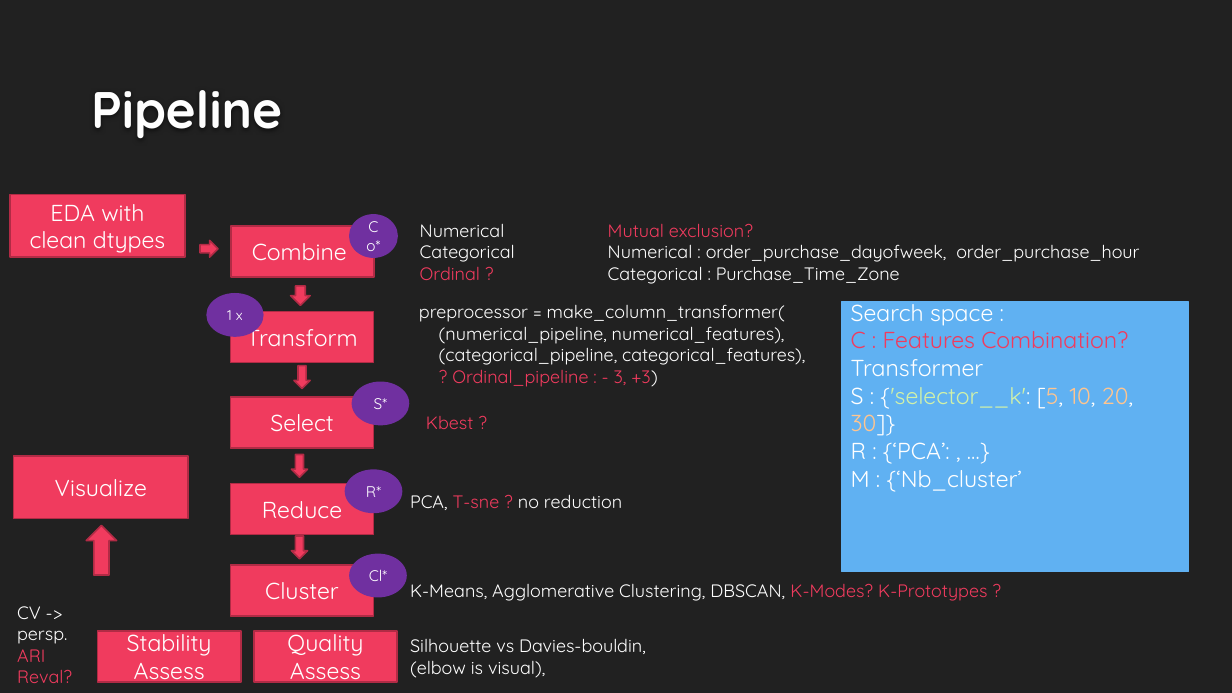
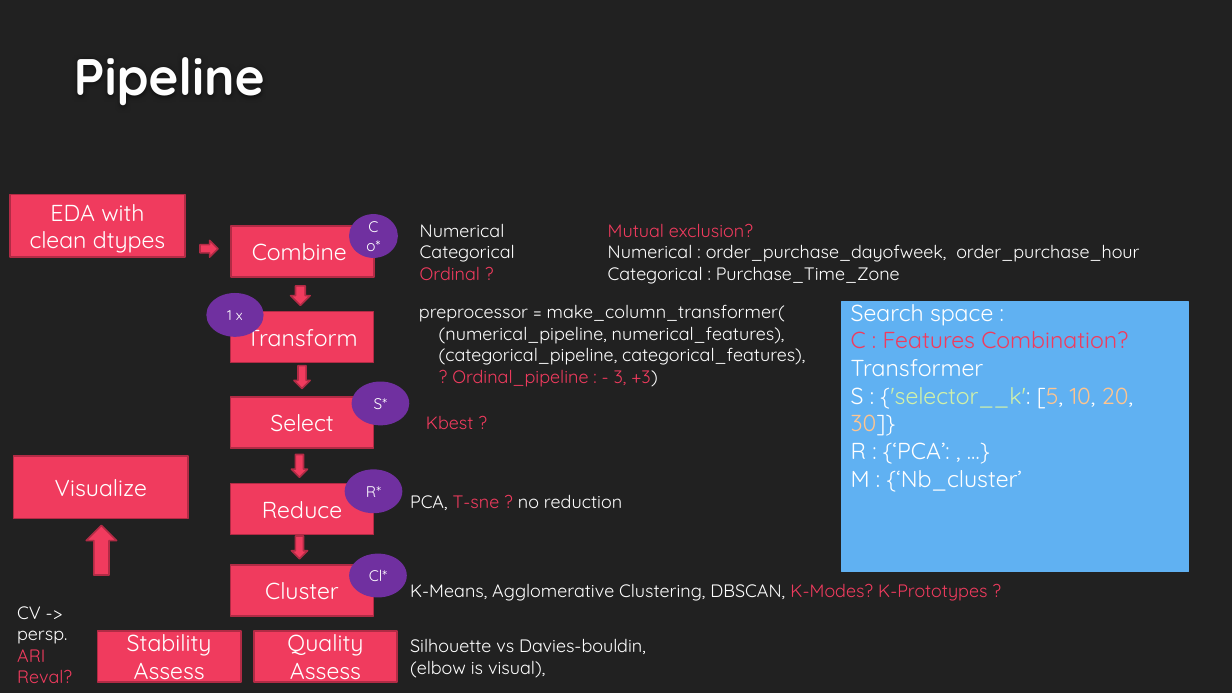
Before and after one commit to EtienneLardeur/P5_CustomerSegmentation, a slide deck: slide 10 of P5Olist_Présentation_initiale.pptx (slide 9 before the commit). Drawn at 1232x693 pixels with LibreOffice and Linux fonts; fonts in the diff are those of the drawing; background and template pictures are left out. Boxes give left, top, right and bottom in pixels: in the first picture for what was removed or moved away, otherwise in the second. Text is boxed around its words. In the diff, an @@ line names an element or a change of style, - is before the commit and + after.

```diff
--- a/P5Olist_Présentation_initiale.pptx
+++ b/P5Olist_Présentation_initiale.pptx
@@ title "Pipeline": place and size @@
-title "Pipeline" at (91,90,282,138)
+title "Pipeline" at (74,57,265,105)
```
Also in this commit, not shown: 7 other slides changed, 2 slides added, 1 slide removed, 5 other files.
